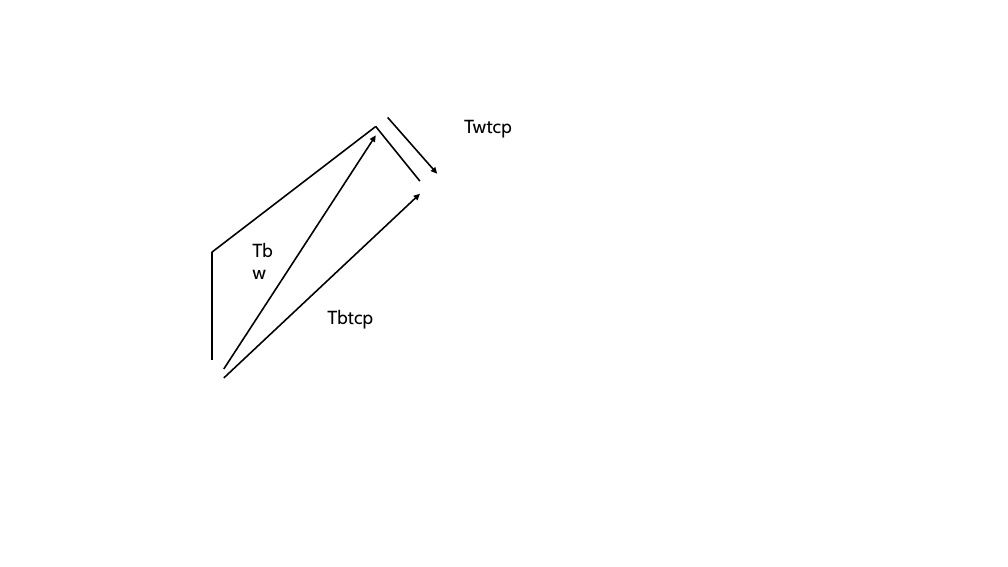
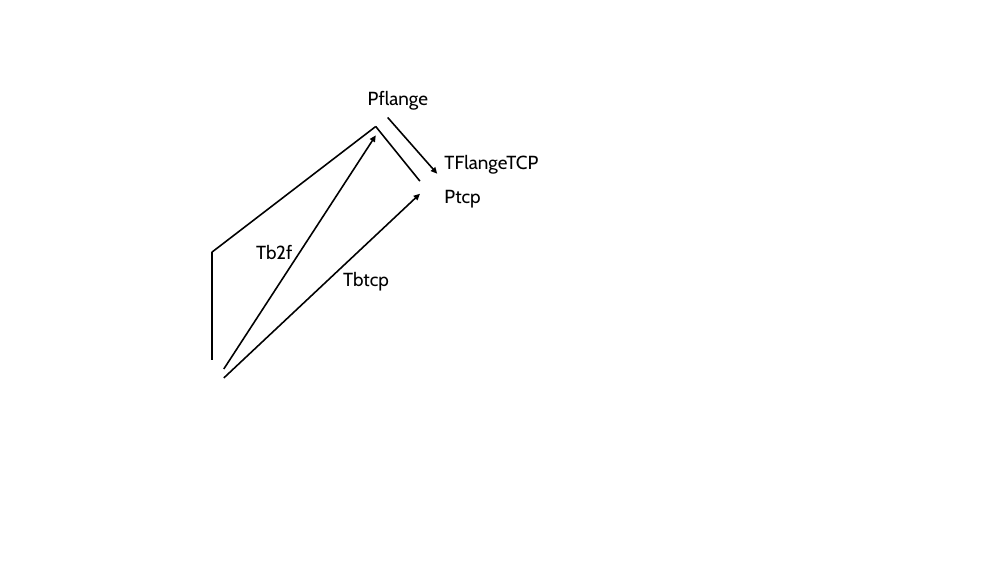
Before and after one commit to weifengh103/MCKRobot, a slide deck: slide 5 of Doc/Denavit-Hartenberg.pptx. Drawn at 1008x567 pixels with LibreOffice and Linux fonts; fonts in the diff are those of the drawing. Boxes give left, top, right and bottom in pixels: in the first picture for what was removed or moved away, otherwise in the second. Text is boxed around its words. In the diff, an @@ line names an element or a change of style, - is before the commit and + after.

```diff
--- a/Doc/Denavit-Hartenberg.pptx
+++ b/Doc/Denavit-Hartenberg.pptx
@@ text added at <box>368,90,428,110</box>, 18 pt, text #000000 @@
+Pflange
@@ text at <box>444,154,538,174</box>: text changed @@
-Twtcp
+TFlangeTCP
@@ text added at <box>444,189,480,208</box>, 18 pt, text #000000 @@
+Ptcp
@@ text at <box>256,245,292,264</box>: text changed @@
-Tbw
+Tb2f
@@ text "Tbtcp": place and size @@
-text "Tbtcp" at <box>327,309,373,329</box>
+text "Tbtcp" at <box>343,272,389,291</box>
```
Also in this commit, not shown: 3 other files.
